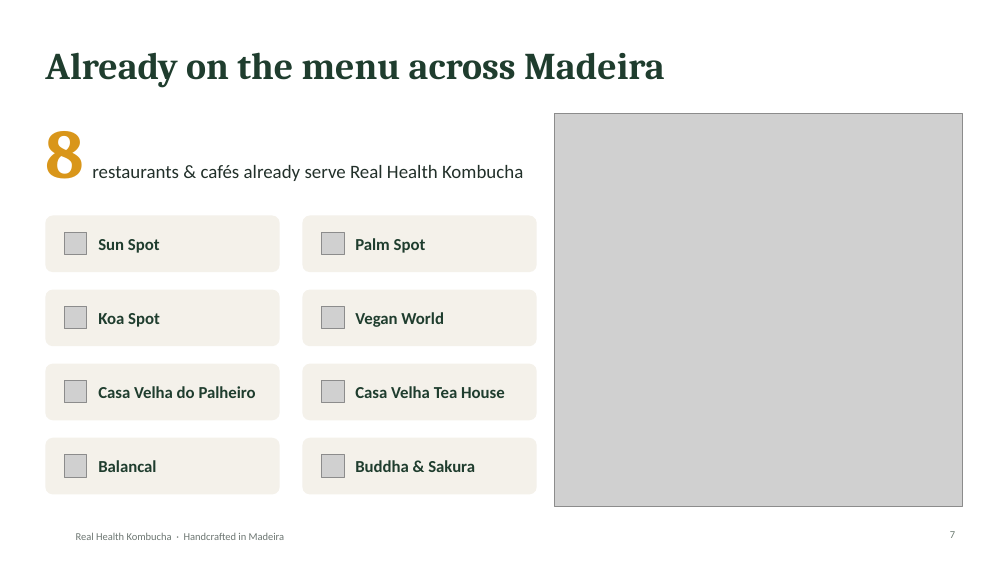
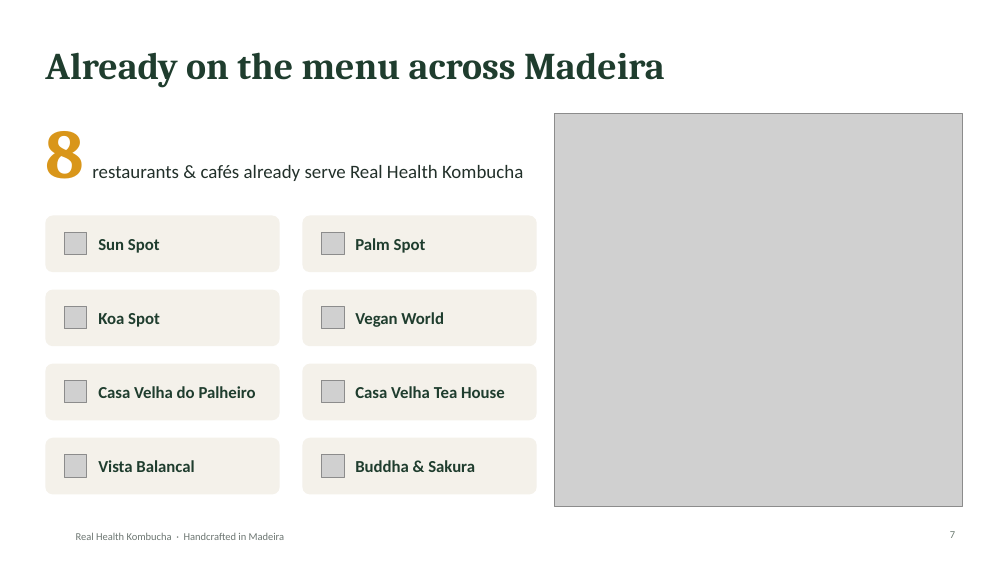
Before and after one commit to roel-heremans/RealHealthKombucha-Site, a slide deck: slide 7 of assets/docs/real-health-kombucha-restaurants.pptx. Drawn at 1008x567 pixels with LibreOffice and Linux fonts; fonts in the diff are those of the drawing; grey boxes stand for pictures; background and template pictures are left out. Boxes give left, top, right and bottom in pixels: in the first picture for what was removed or moved away, otherwise in the second. Text is boxed around its words. In the diff, an @@ line names an element or a change of style, - is before the commit and + after.

```diff
--- a/assets/docs/real-health-kombucha-restaurants.pptx
+++ b/assets/docs/real-health-kombucha-restaurants.pptx
@@ text at <box>98,460,194,472</box>: text changed @@
-Balancal
+Vista Balancal
```
